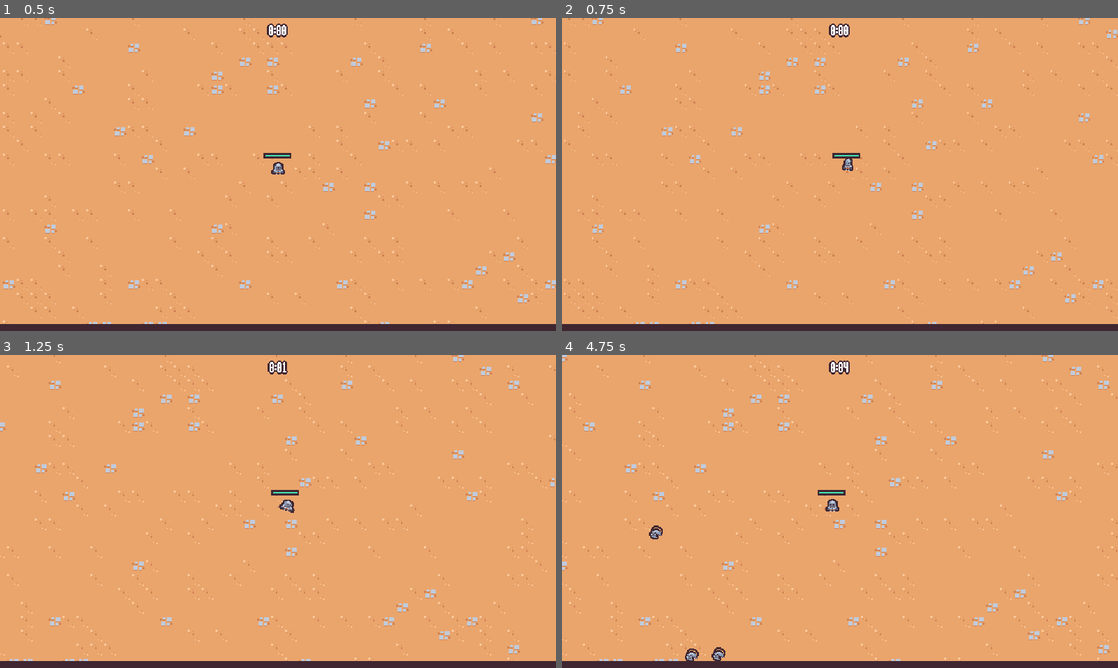
Above: before the commit, frames 1-4 (two rows, left to right).
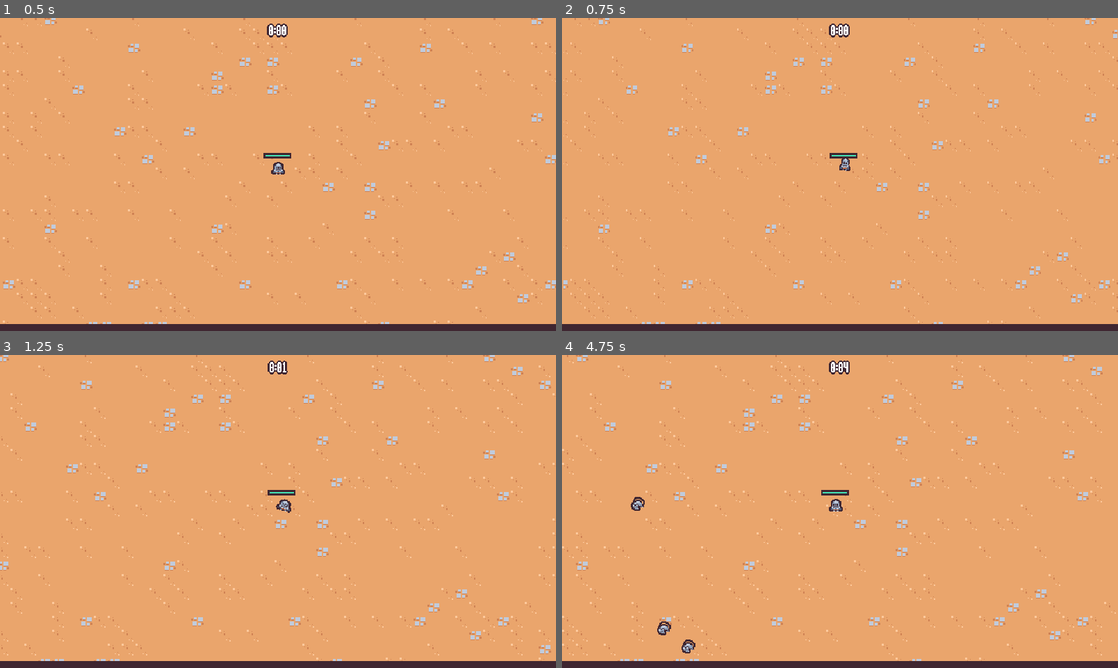
Above: after the commit, the same moments.

Repository: Yrainyw/2D-Survivors
Game: Godot game, scene res://Scenes/Main/Main.tscn
Same seed, same stepped clock (60 frames per second), same inputs: the game is played once before the commit and once after it.
Inputs (mouse positions are in pixels of both pictures, inside the frame that each line leads up to):
- Up to frame 1 (0.5 s): no input
- Up to frame 2 (0.75 s): move the mouse to (962, 158) at 0.52 s; press the mouse at (962, 158) at 0.53 s; hold D (move_right) from 0.53 s (still down)
- Up to frame 3 (1.25 s): keep holding D (move_right)
- Up to frame 4 (4.75 s): move the mouse to (728, 527) at 1.27 s; release D (move_right) at 1.28 s; release the mouse at (728, 527) at 1.28 s; hold S (move_down) 1.28-2.03 s; click (728, 527) at 1.35 s; move the mouse to (895, 442) at 2.02 s; press the mouse at (895, 442) at 2.03 s; hold D (move_right) 2.03-2.78 s; move the mouse to (812, 574) at 2.77 s; release the mouse at (812, 574) at 2.78 s; hold W (move_up) 2.78-3.53 s; click (812, 574) at 2.85 s; move the mouse to (1006, 558) at 3.52 s; press the mouse at (1006, 558) at 3.53 s; hold A (move_left) from 3.53 s (still down); move the mouse to (673, 464) at 4.27 s; release the mouse at (673, 464) at 4.28 s; click (673, 464) at 4.35 s

Frame 1 is identical in both runs. In frame 2, 3.5% of the frame differs, in the area x 0-100%, y 0-98%; in frame 3, 4.9%; in frame 4, 5.3%.

Commit message:
Creating a Player Move Speed Upgrade

Diff:
--- /dev/null
+++ b/Resources/Upgrades/player_speed.tres
@@ -0,0 +1,10 @@
+[gd_resource type="Resource" script_class="AbilityUpgrade" load_steps=2 format=3 uid="uid://b136f1b87s7of"]
+
+[ext_resource type="Script" path="res://Resources/Upgrades/ability_upgrade.gd" id="1_2xker"]
+
+[resource]
+script = ExtResource("1_2xker")
+id = "player_speed"
+name = "Move Speed"
+max_quantity = 2
+description = "Increases the player's movement speed by 10%"
--- a/Scenes/GameObjects/Player/Player.gd
+++ b/Scenes/GameObjects/Player/Player.gd
@@ -1,8 +1,6 @@
 extends CharacterBody2D
 
-const MAX_SPEED = 150
-const ACCELERATION_SMOOTHING = 25
-
+@onready var velocity_component = $VelocityComponent
 @onready var damage_interval_timer = $DamageIntervalTimer
 @onready var health_component = $HealthComponent
 @onready var health_bar = $HealthBar
@@ -11,10 +9,12 @@
 @onready var visuals = $Visuals
 
 var number_colliding_bodies = 0
+var base_speed = 0
 
 
 # 连接玩家需要使用的信号
 func _ready():
+	base_speed = velocity_component.max_speed
 	$CollisionArea2D.body_entered.connect(on_body_entered)
 	$CollisionArea2D.body_exited.connect(on_body_exited)
 	damage_interval_timer.timeout.connect(on_damage_interval_timer_timeout)
@@ -27,10 +27,8 @@
 func _process(delta):
 	var movement_vector = get_movement_vector()
 	var direction = movement_vector.normalized()
-	var target_velocity = direction * MAX_SPEED
-
-	velocity = velocity.lerp(target_velocity, 1 - exp(-delta * ACCELERATION_SMOOTHING))
-	move_and_slide()
+	velocity_component.accelerate_in_direction(direction)
+	velocity_component.move(self)
 
 	if movement_vector.x != 0 || movement_vector.y != 0:
 		animation_player.play("walk")
@@ -84,8 +82,8 @@
 
 
 # 获得新能力时添加对应的能力控制器
-func on_ability_upgrade_added(abiliy_upgrade : AbilityUpgrade, current_upgrade : Dictionary):
-	if not abiliy_upgrade is Ability:
-		return
-
-	abilities.add_child(abiliy_upgrade.ability_controller_scene.instantiate())
+func on_ability_upgrade_added(abiliy_upgrade : AbilityUpgrade, current_upgrades : Dictionary):
+	if abiliy_upgrade is Ability:
+		abilities.add_child(abiliy_upgrade.ability_controller_scene.instantiate())
+	elif abiliy_upgrade.id == "player_speed":
+		velocity_component.max_speed = base_speed + (base_speed * current_upgrades["player_speed"]["quantity"] * .1)
--- a/Scenes/GameObjects/Player/Player.tscn
+++ b/Scenes/GameObjects/Player/Player.tscn
@@ -1,8 +1,9 @@
-[gd_scene load_steps=13 format=3 uid="uid://bo1vhskiccjol"]
+[gd_scene load_steps=14 format=3 uid="uid://bo1vhskiccjol"]
 
 [ext_resource type="Script" path="res://Scenes/GameObjects/Player/Player.gd" id="1_y5fe3"]
 [ext_resource type="PackedScene" uid="uid://dspgo4vh0nj1w" path="res://Scenes/Ability/SwordAbilityController/sword_ability_controller.tscn" id="2_70s6x"]
 [ext_resource type="Texture2D" uid="uid://bwudlkynnv7qd" path="res://Scenes/GameObjects/Player/player0.png" id="2_ojlgi"]
+[ext_resource type="PackedScene" uid="uid://c8dhm6anj083r" path="res://Scenes/Component/velocity_component.tscn" id="2_sx2oe"]
 [ext_resource type="PackedScene" uid="uid://cjfrvonv6gogv" path="res://Scenes/Component/health_component.tscn" id="2_yimr2"]
 
 [sub_resource type="Animation" id="Animation_uun3d"]
@@ -121,6 +122,10 @@
 "": SubResource("AnimationLibrary_4xo3m")
 }
 
+[node name="VelocityComponent" parent="." instance=ExtResource("2_sx2oe")]
+max_speed = 90
+acceleration = 25.0
+
 [node name="DamageIntervalTimer" type="Timer" parent="."]
 wait_time = 0.5
 one_shot = true
--- a/Scenes/Manager/upgrade_manager.gd
+++ b/Scenes/Manager/upgrade_manager.gd
@@ -11,6 +11,7 @@
 var upgrade_axe_damage = preload("res://Resources/Upgrades/axe_damage.tres")
 var upgrade_sword_rate = preload("res://Resources/Upgrades/sword_rate.tres")
 var upgrade_sword_damage = preload("res://Resources/Upgrades/sword_damage.tres")
+var upgrade_player_speed = preload("res://Resources/Upgrades/player_speed.tres")
 
 
 func _ready():
@@ -18,6 +19,7 @@
 	upgrade_pool.add_item(upgrade_axe, 10)
 	upgrade_pool.add_item(upgrade_sword_rate, 10)
 	upgrade_pool.add_item(upgrade_sword_damage, 10)
+	upgrade_pool.add_item(upgrade_player_speed, 5)
 
 	experience_manager.level_up.connect(on_level_up)
 
